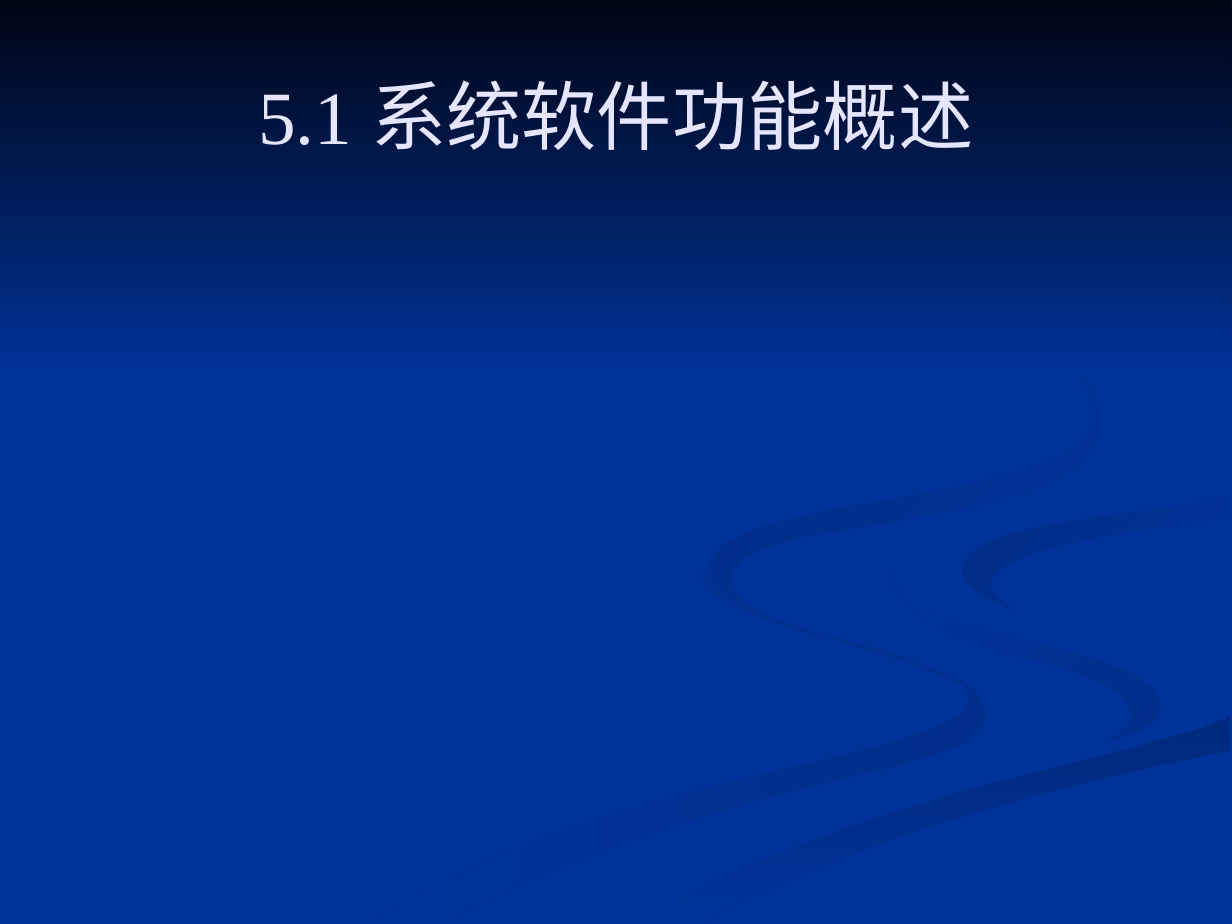
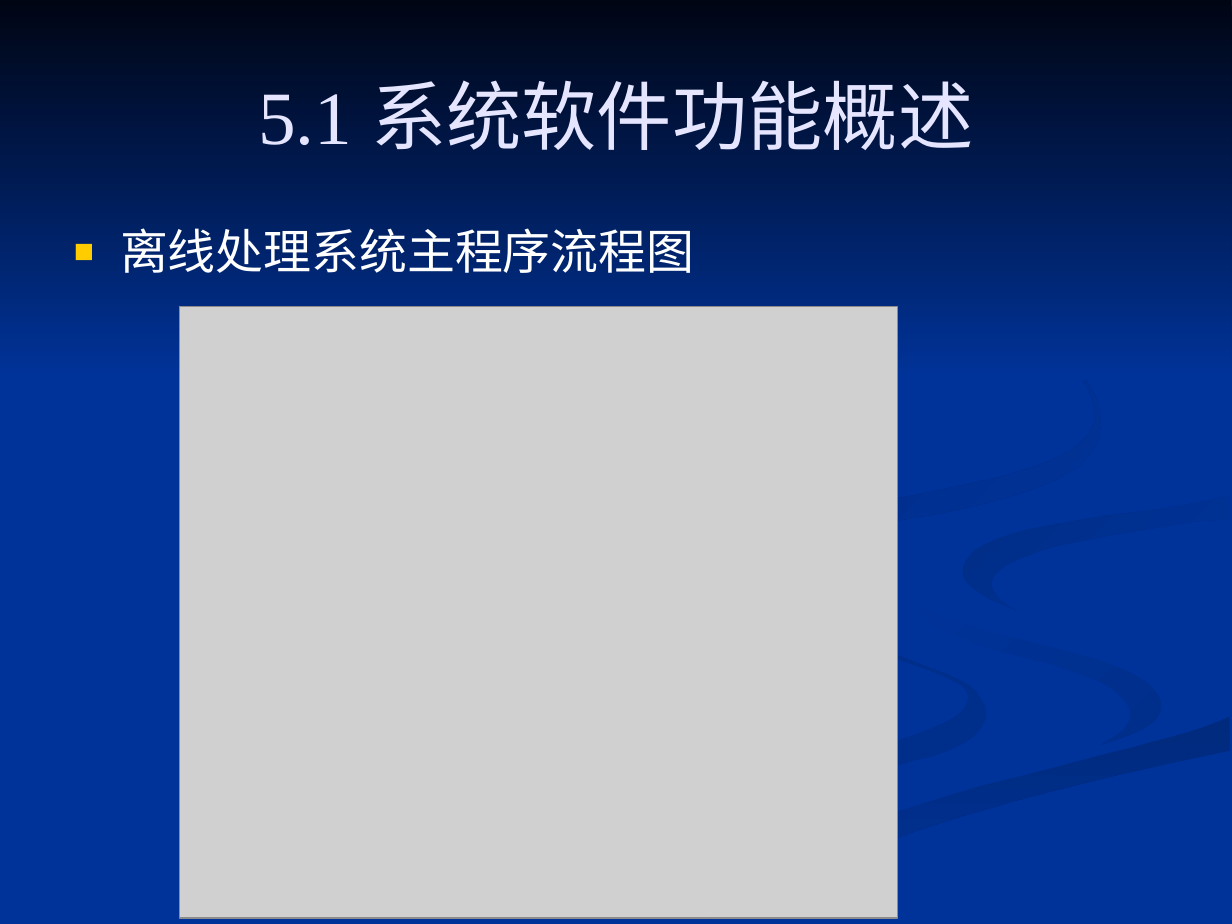
Before and after one commit to 61--/weiyanmin, a slide deck: slide 24 of 工程硕士/基于被动光的管道打底MIG焊焊缝图像处理算法的研究.ppt. Drawn at 1232x924 pixels with LibreOffice and Linux fonts; fonts in the diff are those of the drawing; grey boxes stand for pictures. Boxes give left, top, right and bottom in pixels: in the first picture for what was removed or moved away, otherwise in the second. Text is boxed around its words. In the diff, an @@ line names an element or a change of style, - is before the commit and + after.

```diff
--- a/工程硕士/基于被动光的管道打底MIG焊焊缝图像处理算法的研究.ppt
+++ b/工程硕士/基于被动光的管道打底MIG焊焊缝图像处理算法的研究.ppt
@@ text added at bbox=[120, 228, 694, 273], 28 pt, text #FFFFFF @@
+■ 离线处理系统主程序流程图
@@ freeform shape at bbox=[711, 287, 1101, 616]: fill gradient #003399 to #002B81 to gradient #002B82 to #003399 @@
@@ picture added at bbox=[180, 307, 898, 918] @@
@@ freeform shape at bbox=[370, 565, 986, 923]: fill gradient #002E8A to #003399 to gradient #003399 to #002E8B; outline redrawn @@
@@ freeform shape at bbox=[892, 572, 1162, 745]: fill gradient #002E8A to #003399 to gradient #003399 to #002E8B; outline redrawn @@
@@ freeform shape at bbox=[620, 716, 1230, 923]: fill gradient #00297C to #003399 to gradient #002A7D to #003399 @@
```
Also in this commit, not shown: 23 other slides changed, 8 slides added.
